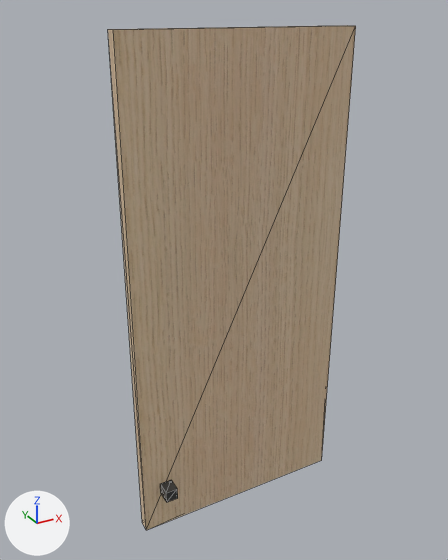
What one commit did to the glTF model 2025-284-C01-Vitrineskap/sim/Benk_D_dor_hoyre.glb.
Camera for both pictures: a 50 mm lens placed at (2692.0, -1370.0, 903.0), pointed at (3131.0, -574.0, 505.0). Every picture has the same lights, and +X, +Y and +Z are marked at lower left. The first picture is the older version. Mesh edges are drawn as thin lines. Vertices at exactly the same position are counted once.

Objects in the first picture: '2025-284 Vitrineskap'.
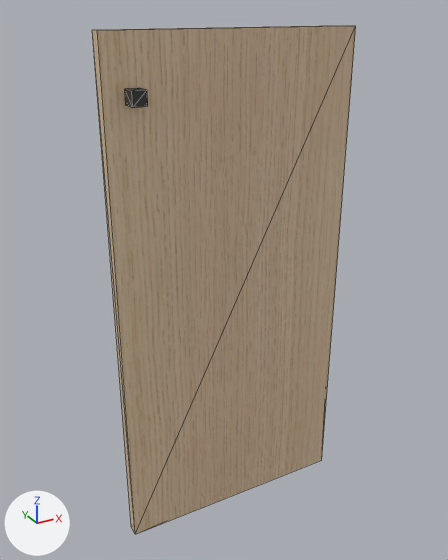
Boxes (x1, y1, x2, y2) around the edits, measured in the pictures (448 x 560 px; the box of a moved part takes in the faces that stretch with it):
'2025-284 Vitrineskap', reshaped (6% wider): before (108, 25, 356, 530); after (92, 25, 356, 534)
part 1 of me_mesh_0, moved or reshaped: before (160, 480, 178, 502); after (125, 88, 148, 108)
part 2 of me_mesh_0, moved or reshaped: before (108, 26, 348, 530); after (92, 26, 348, 534)

What changed in the scene script:
```text
Change me_mesh_0:
    used by ob_2025_284_vitrineskap; location = (0.0, 0.0, 0.0)
    before: 0 (2964.0, -600.0, 82.0) at pixel (146, 530), 1 (2964.0, -581.0, 82.0) at pixel (142, 522), 2 (2964.0, -581.0, 878.0) at pixel (107, 29), 3 (2964.0, -600.0, 878.0) at pixel (113, 29)
    remove me_mesh_0.from_pydata(...)  # 24 vertices, 36 faces; spans x 2964.0..3337.0, y -625.0..-558.0, z 82.0..878.0
    add me_mesh_0.from_pydata(...)  # 24 vertices, 36 faces; spans x 2944.0..3337.0, y -625.0..-558.0, z 82.0..878.0
    me_mesh_0 part 1: the loose piece of 8 vertices spanning x 2994.0..3014.0, y -625.0..-600.0, z 150.0..170.0 is moved by (-20.0, 0.0, 640.0)
    me_mesh_0 part 2
    add for i in [*range(0, 4)]: me_mesh_0.vertices[i].co += Vector((-20.0, 0.0, 0.0))
    other edits to the shape of me_mesh_0 do not show in these pictures
```
